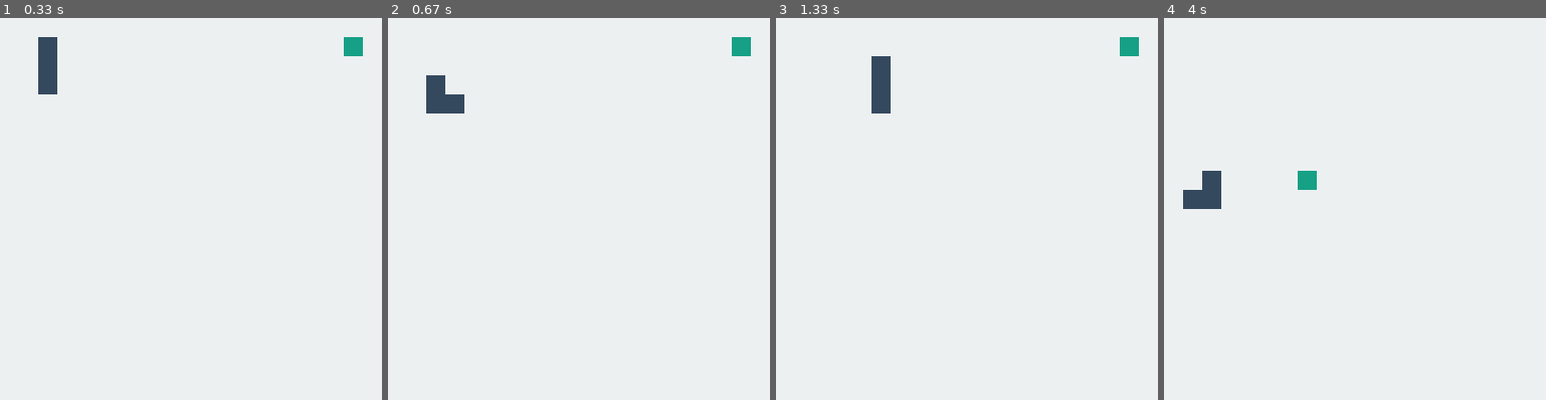
Above: before the commit, frames 1-4 (left to right).
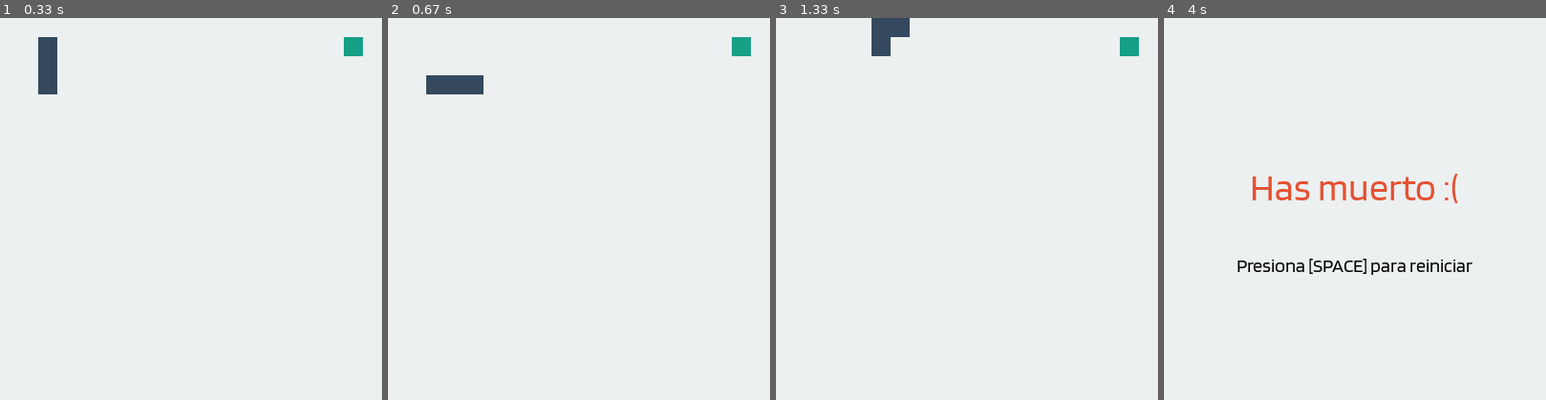
Above: after the commit, the same moments.

Repository: dicruzcar/Snake-Public
Game: pygame game, started from main.py
Two runs of this game, one before a commit and one after it. Both use one fixed random seed, a clock stepped at 60 frames per second and the inputs below.
Inputs:
- Up to frame 1 (0.33 s): no input
- Up to frame 2 (0.67 s): hold Right from 0.33 s (still down)
- Up to frame 3 (1.33 s): release Right at 0.8 s; hold Up 0.83-1.23 s; hold Right from 1.27 s (still down)
- Up to frame 4 (4 s): release Right at 1.73 s; hold Left 1.77-2.3 s; tap Space at 2.33 s; hold Down 2.93-3.55 s; hold Left from 3.58 s (still down)

Frame 1 is identical in both runs. In frame 2, 1.0% of the frame differs, in the area x 10-25%, y 15-25%; in frame 3, 1.5%; in frame 4, 3.0%, in the area x 5-81%, y 40-68%.

Commit message:
Controls now work more precisely by frame update

Diff:
--- a/pygame_entities/game.py
+++ b/pygame_entities/game.py
@@ -24,21 +24,31 @@
         self.snake_value = snake_value
         self.food_value = food_value
         self.food_color = (22, 160, 133)
+        self.counter = 0
 
         #Game attributes
         self.restart_key = "SPACE"
-        self.true_game_frames = 6
-        self.reaction_frames = 60
-        self.true_frames_and_reaction_coeficent = int(self.reaction_frames/self.true_game_frames)
+        self.game_frames = 6
+        self.ui_frames = 144
+        self.frames_per_action_render = int(self.ui_frames/self.game_frames)
         self.win = False
         self.h1_font = pygame.font.Font(self.fonts("Blinker-Regular.ttf"), 40)
         self.h2_font = pygame.font.Font(self.fonts("Blinker-Regular.ttf"), 20)
         self.win_text = "¡Felicidades!, ganaste"
-        self.win_surface = self.h1_font.render(self.win_text, True, (110,193,229))
+        self.win_surface = self.h1_font.render(
+            self.win_text, True, (110, 193, 229)
+        )
+
         self.dead_text = "Has muerto :("
-        self.dead_surface = self.h1_font.render(self.dead_text, True, (228,82,50))
+        self.dead_surface = self.h1_font.render(
+            self.dead_text, True, (228, 82, 50)
+        )
+
         self.restart_text = f"Presiona [{self.restart_key}] para reiniciar"
-        self.restart_surface = self.h2_font.render(self.restart_text, True, (0,0,0))
+        self.restart_surface = self.h2_font.render(
+            self.restart_text, True, (0, 0, 0)
+        )
+
         self.game_text_margins = 10
 
         #World objects
@@ -54,36 +64,21 @@
     def main_thread(self):
 
         clock = pygame.time.Clock()
-        counter = 0
-        key_buffer = [self.snake.direction]
+        self.counter = 0
 
         while True:
 
-            for events in pygame.event.get():
-                self.events_manager(events.type)
-
-            key_buffer = self.keyboard_events(key_buffer)
-
-            if counter == self.true_frames_and_reaction_coeficent:
-                key_buffer = self.keyboard_buffer(key_buffer)
+            for event in pygame.event.get():
+                self.events_manager(event)
+
+            if self.counter == self.frames_per_action_render:
                 self.load_world()
-                counter = 0
-
-            clock.tick(self.reaction_frames)
-            counter = counter + 1
+                self.counter = 0
+
+            clock.tick(self.ui_frames)
+            self.counter = self.counter + 1
 
         return 0
-
-    def load_image(self, filename, transparent=False):
-        try: image = pygame.image.load(filename) #Try to load the image
-        except pygame.error:                     #Manage the exception
-            print("Error al cargar la Imagen", pygame.get_error())
-            raise (SystemExit)
-        image = image.convert()                 #Convert to pygame friendly format
-        if transparent:                         #Manage transparency
-                color = image.get_at((0,0))
-                image.set_colorkey(color, pygame.RLEACCEL)
-        return image
 
     def fonts(self, name):
         base_path = Path.cwd()
@@ -91,11 +86,25 @@
         return final_path
 
     def events_manager(self, event):
-            if event == pygame.QUIT:
-                sys.exit(0)
+        if event.type == pygame.QUIT:
+            sys.exit(0)
+        if event.type == pygame.KEYDOWN:
+            if event.key == pygame.K_UP:
+                self.snake.change_dir(self.snake.get_north())
+            elif event.key == pygame.K_DOWN:
+                self.snake.change_dir(self.snake.get_south())
+            elif event.key == pygame.K_RIGHT:
+                self.snake.change_dir(self.snake.get_east())
+            elif event.key == pygame.K_LEFT:
+                self.snake.change_dir(self.snake.get_west())
+            if event.key == pygame.K_SPACE:
+                self.alive = True
+                self.win = False
+                self.__init__()
+            self.load_world()
+            self.counter = 0
 
     def load_world(self):
-
         self.screen.fill(self.background)
         self.die_event()
         self.win_event()
@@ -130,48 +139,6 @@
     def update_world(self, array):
         self.world = array
 
-    def keyboard_events(self, key_array = []):
-        key_counter = key_array.copy()
-        keys = pygame.key.get_pressed()
-
-        if len(key_counter) < 1:
-            key_counter.append(self.snake.direction)
-
-        actual_key = key_counter[len(key_counter)-1]
-
-        if keys[pygame.K_UP] and (self.snake.get_north() != self.snake.direction) and (self.snake.get_north() != actual_key):
-            key_counter.append(self.snake.get_north())
-
-        elif keys[pygame.K_DOWN] and (self.snake.get_south() != self.snake.direction) and (self.snake.get_south() != actual_key):
-            key_counter.append(self.snake.get_south())
-
-        elif keys[pygame.K_RIGHT] and (self.snake.get_east() != self.snake.direction) and (self.snake.get_east() != actual_key):
-            key_counter.append(self.snake.get_east())
-
-        elif keys[pygame.K_LEFT] and (self.snake.get_west() != self.snake.direction) and (self.snake.get_west() != actual_key):
-            key_counter.append(self.snake.get_west())
-
-        elif keys[pygame.K_SPACE]:
-            self.alive = True
-            self.win = False
-            self.__init__()
-
-
-        return key_counter
-
-    def keyboard_buffer(self, keys_arr = []):
-        keys = keys_arr.copy()
-        if keys[0] == self.snake.get_north():
-            self.snake.change_dir(self.snake.get_north())
-        elif keys[0] == self.snake.get_south():
-            self.snake.change_dir(self.snake.get_south())
-        elif keys[0] == self.snake.get_east():
-            self.snake.change_dir(self.snake.get_east())
-        elif keys[0] == self.snake.get_west():
-            self.snake.change_dir(self.snake.get_west())
-        keys.pop(0)
-        return keys
-
     def eat_event(self):
         if self.snake.get_head_position() != self.food.get_food_position():
             self.world.insert_snake(self.snake.body)
